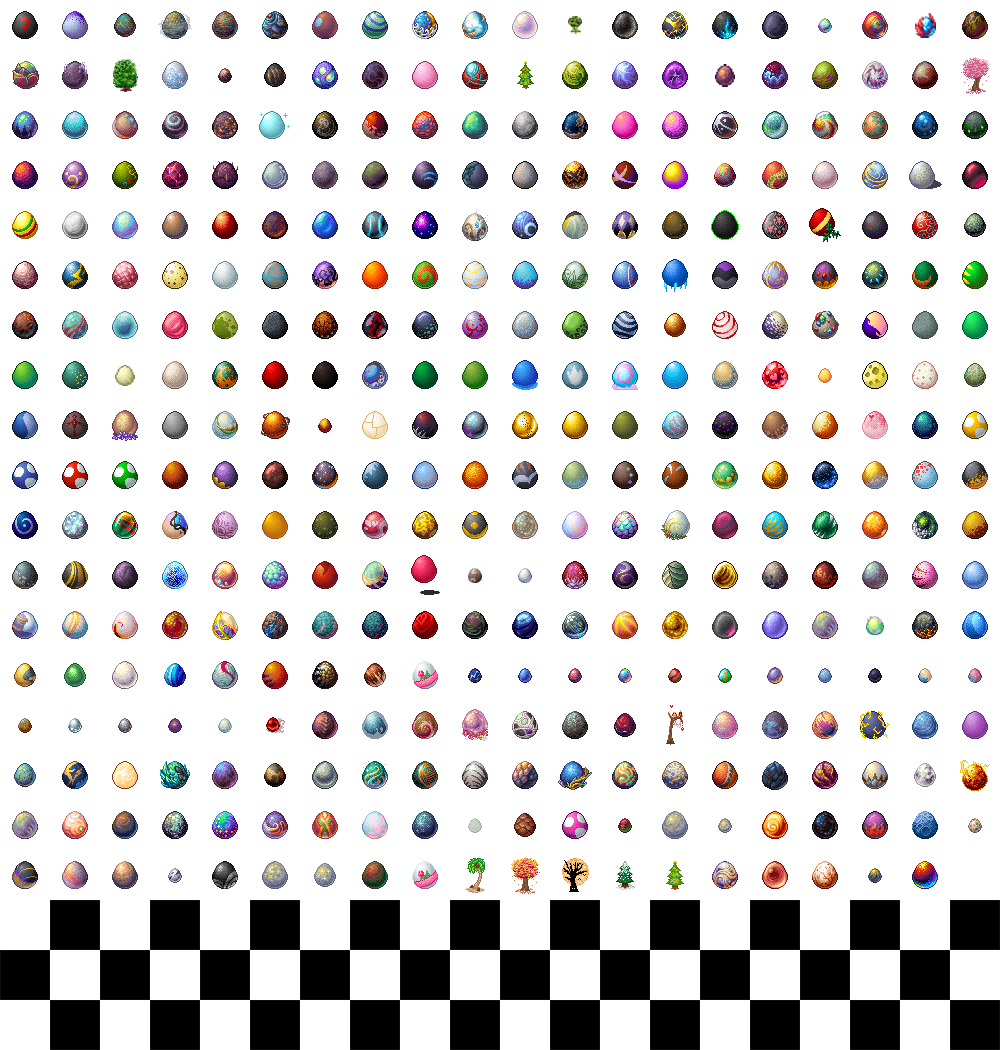
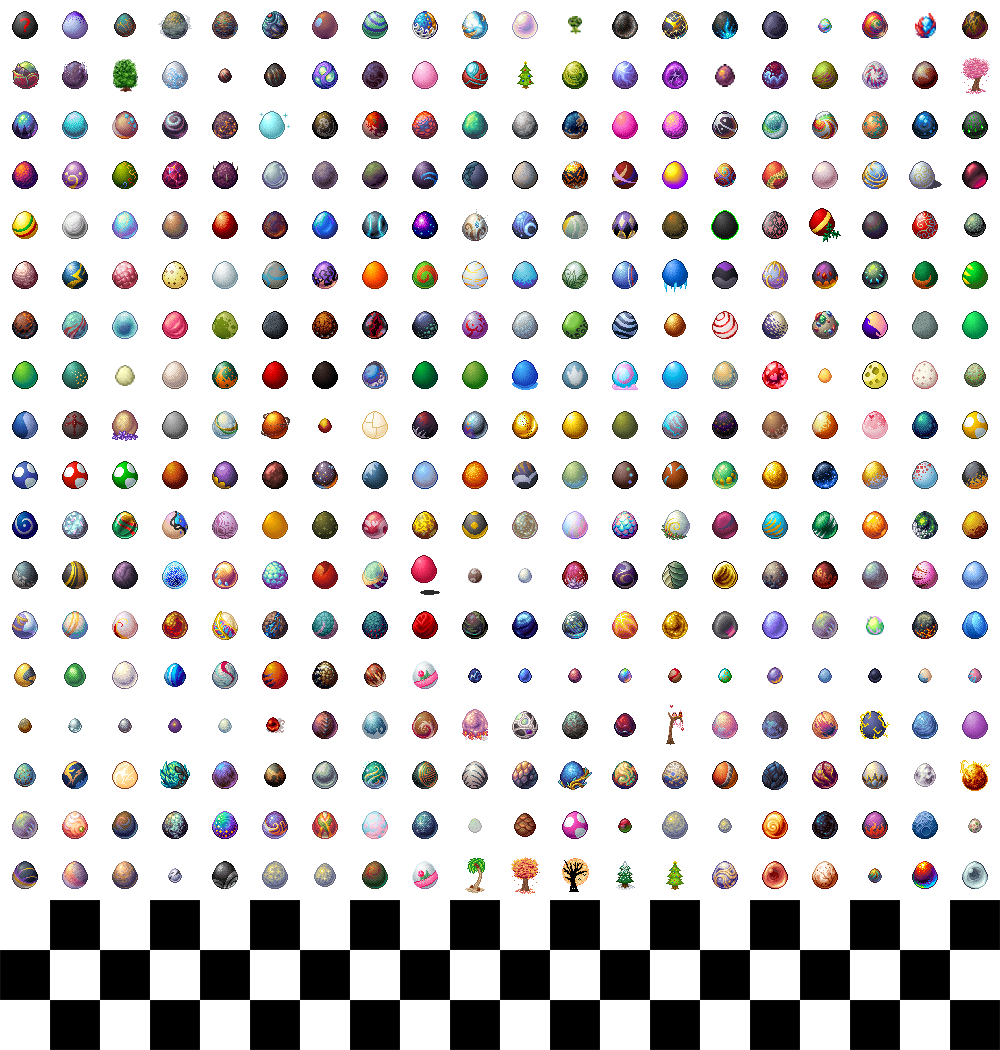
The second w=1000, h=1050 image is a revision of the first. Changes to its layers:
painted on "Layer 5" over 962, 861, 988, 889
removed group "ROW - 18" (1 layers) over 962, 861, 988, 889
removed layer "20" (1st of 4, in "ROW - 18") from group "ROW - 18" over 962, 861, 988, 889
